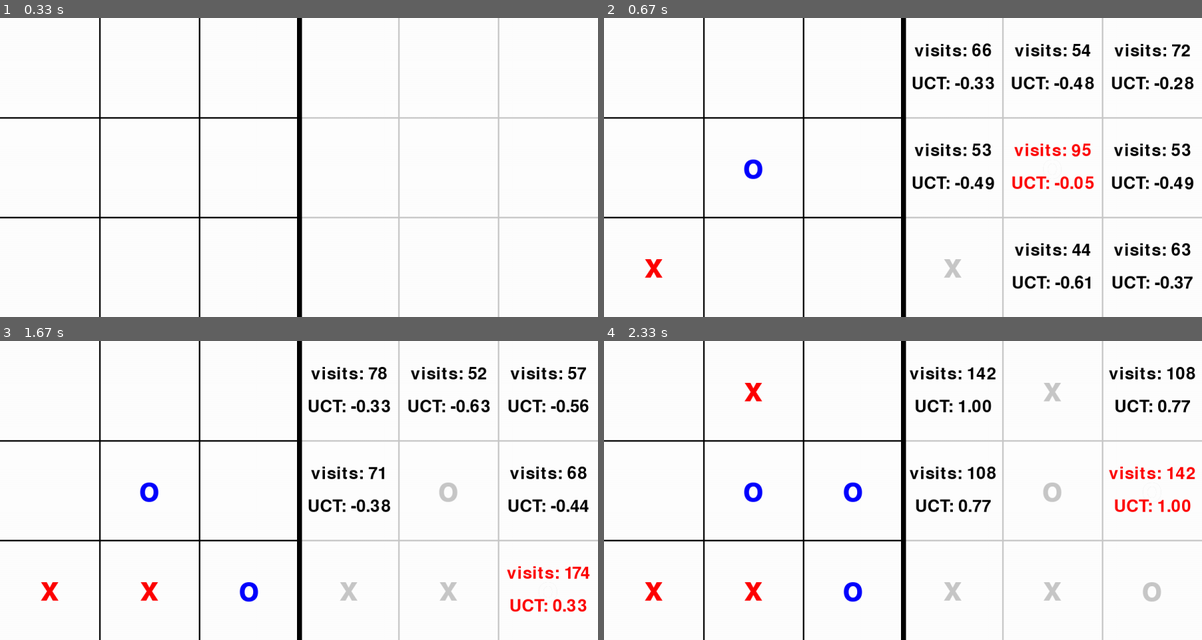
Above: before the commit, frames 1-4 (two rows, left to right).
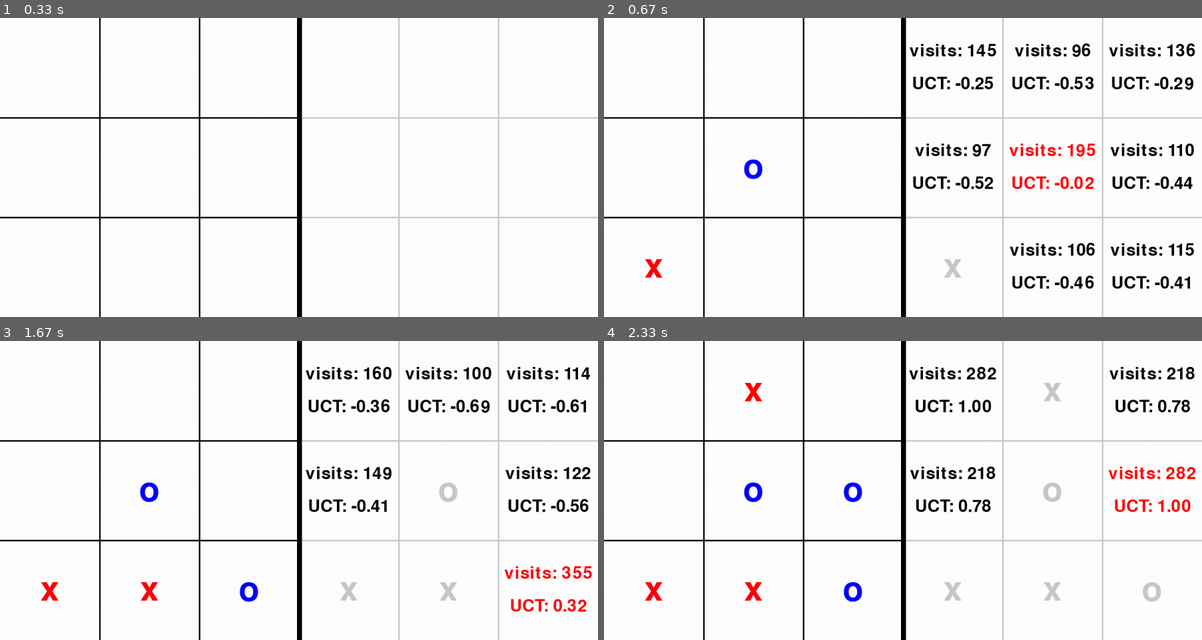
Above: after the commit, the same moments.

Repository: HamadTria/MCTS
Game: pygame game, started from tictactoe pygame.py
Two runs of this game, one before a commit and one after it. Both use one fixed random seed, a clock stepped at 60 frames per second and the inputs below.
Inputs (mouse positions are in pixels of both pictures, inside the frame that each line leads up to):
- Up to frame 1 (0.33 s): no input
- Up to frame 2 (0.67 s): click (903, 167) at 0.38 s
- Up to frame 3 (1.67 s): click (113, 559) at 1.3 s; move the mouse to (143, 379) at 1.57 s
- Up to frame 4 (2.33 s): click (747, 379) at 1.77 s; move the mouse to (687, 481) at 2.13 s

Frame 1 is identical in both runs. In frame 2, 3.7% of the frame differs, in the area x 51-99%, y 8-91%; in frame 3, 2.8%; in frame 4, 1.0%.

Commit message:
changes max iter

Diff:
--- a/tictactoe pygame.py
+++ b/tictactoe pygame.py
@@ -4,7 +4,7 @@
 import time
 from mcts import *
 
-MAX_ITER = 500
+MAX_ITER = 1000
 SCREEN_WIDTH = 600
 SCREEN_HEIGHT = 600
 OFFSET = 600
